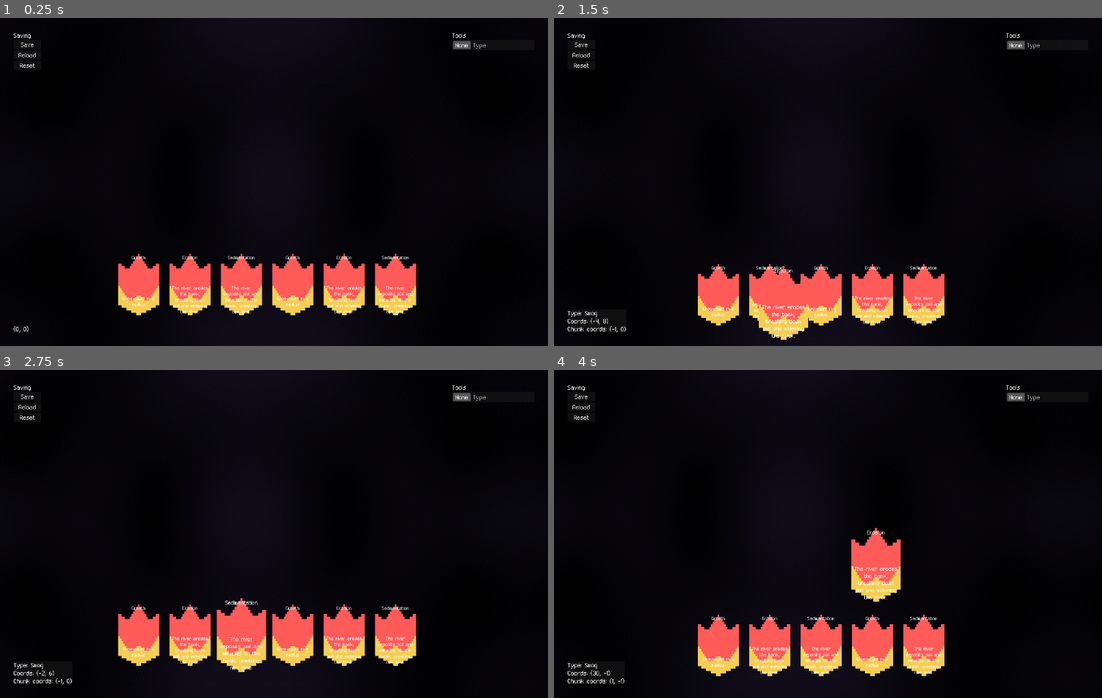
Above: before the commit, frames 1-4 (two rows, left to right).
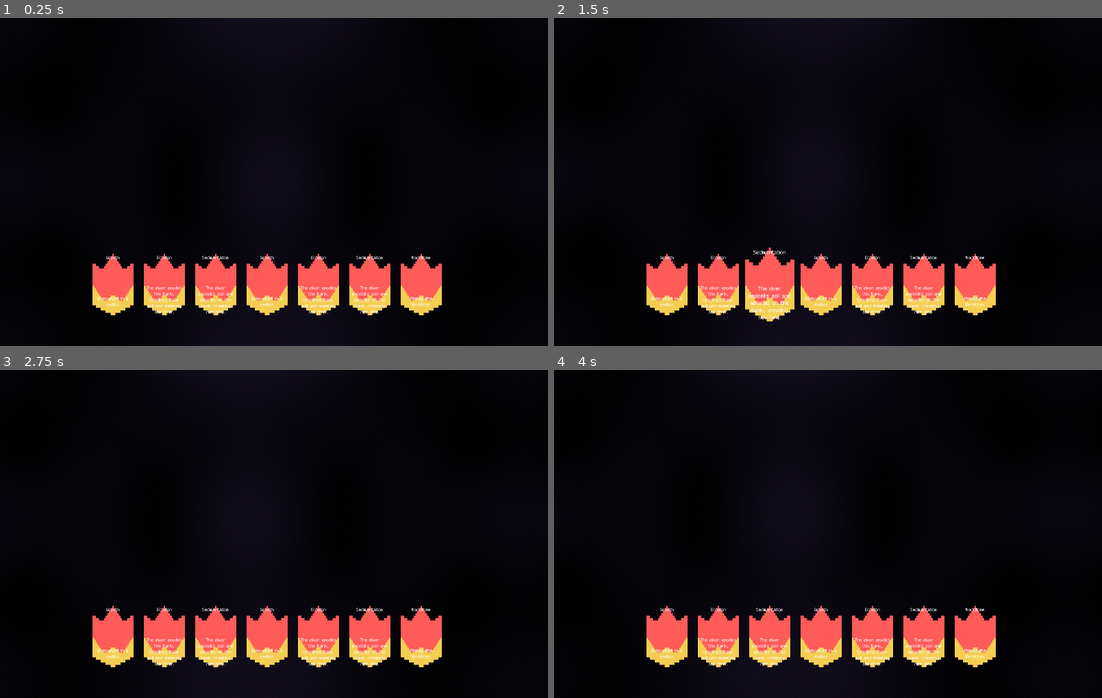
Above: after the commit, the same moments.

Repository: team-fow/riviver
Game: Godot game, scene res://scenes/game/game.tscn
Two runs of this game, one before a commit and one after it. Both use one fixed random seed, a clock stepped at 60 frames per second and the inputs below.
Inputs (mouse positions are in pixels of both pictures, inside the frame that each line leads up to):
- Up to frame 1 (0.25 s): no input
- Up to frame 2 (1.5 s): tap Enter at 0.5 s; drag from (691, 283) to (882, 109) at 0.52 s; drag from (745, 283) to (800, 247) at 1.27 s
- Up to frame 3 (2.75 s): move the mouse to (241, 635) at 2.02 s; hold D (move_right) from 2.03 s (still down); hold Alt (sprint) from 2.03 s (still down); click (241, 635) at 2.3 s
- Up to frame 4 (4 s): release D (move_right) at 2.75 s; release Alt (sprint) at 2.75 s; tap Space at 2.75 s; drag from (844, 635) to (663, 484) at 2.77 s; drag from (899, 635) to (855, 534) at 3.52 s

The runs differ from the first frame. In frame 1, 7.5% of the frame differs, in the area x 2-89%, y 4-96%; in frame 2, 7.5%; in frame 3, 7.7%; in frame 4, 7.9%.

Commit message:
card loading

Diff:
--- a/project.godot
+++ b/project.godot
@@ -16,7 +16,7 @@
 
 [autoload]
 
-ResourceLibrary="*res://scenes/resource_library.gd"
+ResourceLibrary="*res://scenes/resource_library/resource_library.tscn"
 
 [display]
 
--- a/resources/card_info/river_card_info/river_card_info.gd
+++ b/resources/card_info/river_card_info/river_card_info.gd
@@ -6,7 +6,7 @@
 @export var radius: float
 
 var water_tiles: Array[Tile.Type] = [Tile.Type.SHALLOW_WATER, Tile.Type.DEEP_WATER]
-var not_erodible: Array[Tile.Type] = [Tile.Type.SHALLOW_WATER, Tile.Type.DEEP_WATER, Tile.Type.YGGDRASIL, Tile.Type.YGGDRASIL_SAPLING, Tile.Type.LIBRARY]
+var not_erodible: Array[Tile.Type] = [Tile.Type.SHALLOW_WATER, Tile.Type.DEEP_WATER, Tile.Type.WORLDTREE, Tile.Type.WORLDTREE_SAPLING, Tile.Type.LIBRARY]
 
 
 # Plays the card, converting the targetted tile into a tile of the result type
--- /dev/null
+++ b/resources/card_info/tile_card_info/worldtree.tres
@@ -0,0 +1,13 @@
+[gd_resource type="Resource" script_class="TileCardInfo" load_steps=2 format=3 uid="uid://b22t33a287yi7"]
+
+[ext_resource type="Script" path="res://resources/card_info/tile_card_info/tile_card_info.gd" id="1_l08pe"]
+
+[resource]
+script = ExtResource("1_l08pe")
+recipe_keys = Array[int]([1])
+recipe_vals = Array[int]([2])
+radius = 0.0
+name = "Worldtree"
+material = 0
+material_cost = 0
+text = "Places the Worldtree."
--- a/resources/tile_behavior/smog.gd
+++ b/resources/tile_behavior/smog.gd
@@ -1,8 +1,4 @@
 extends TileBehavior
-
-const RIVERBED_THRESHOLD: float = -0.5
-
-static var noise: FastNoiseLite = preload("res://assets/worldgen_noise.tres")
 
 
 func clear() -> void:
--- a/resources/tile_behavior/tile_behavior.gd
+++ b/resources/tile_behavior/tile_behavior.gd
@@ -1,4 +1,5 @@
 class_name TileBehavior
+extends Resource
 ## Handles custom tile behavior logic.
 
 var tile: Tile ## The tile this behavior is attached to.
--- a/resources/tile_behavior/yggdrasil.gd
+++ b/resources/tile_behavior/worldtree.gd
@@ -1,4 +1,4 @@
-extends YggdrasilTileBehavior
+extends WorldtreeTileBehavior
 
 const GRASS_RADIUS: int = 8
 
@@ -6,7 +6,7 @@
 func trigger() -> void:
 	super()
 	await Game.grid.get_tree().create_timer(STEP_TIME * 4).timeout
-	tile.radiate_effect(Tile.revitalize, GRASS_RADIUS ** 2, [Tile.Type.WASTELAND, Tile.Type.RIVERBED])
+	tile.radiate_effect(Tile.revitalize, GRASS_RADIUS ** 2, [Tile.Type.WASTELAND, Tile.Type.RIVERBED, Tile.Type.DEAD_TREE])
 
 
 
--- a/resources/tile_behavior/yggdrasil_sapling.gd
+++ b/resources/tile_behavior/worldtree_sapling.gd
@@ -1,4 +1,4 @@
-extends YggdrasilTileBehavior
+extends WorldtreeTileBehavior
 
 
 
--- a/resources/tile_behavior/yggdrasil_tile_behavior.gd
+++ b/resources/tile_behavior/worldtree_tile_behavior.gd
@@ -1,4 +1,4 @@
-class_name YggdrasilTileBehavior
+class_name WorldtreeTileBehavior
 extends TileBehavior
 
 const STEP_TIME: float = 0.05
--- /dev/null
+++ b/resources/tile_info/worldtree.tres
@@ -0,0 +1,21 @@
+[gd_resource type="Resource" script_class="TileInfo" load_steps=6 format=3 uid="uid://bokj0mxbu3ibf"]
+
+[ext_resource type="Script" path="res://resources/tile_behavior/worldtree.gd" id="1_odbh5"]
+[ext_resource type="Script" path="res://resources/tile_info/tile_info.gd" id="2_3xd20"]
+[ext_resource type="Script" path="res://resources/sprite_sheet/sprite_sheet.gd" id="3_rft0u"]
+[ext_resource type="Texture2D" uid="uid://ufg2lkjjv5xk" path="res://assets/tiles/yggdrasil.png" id="4_r4exr"]
+
+[sub_resource type="Resource" id="Resource_muvk2"]
+script = ExtResource("3_rft0u")
+texture = ExtResource("4_r4exr")
+sheet_size = Vector2i(1, 1)
+sheet_picking = 0
+sprite_offset = Vector2(0, -5)
+
+[resource]
+script = ExtResource("2_3xd20")
+name = "Worldtree"
+sprite_sheet = SubResource("Resource_muvk2")
+z_index = 0
+behavior = ExtResource("1_odbh5")
+flammable = false
--- /dev/null
+++ b/resources/tile_info/worldtree_sapling.tres
@@ -0,0 +1,21 @@
+[gd_resource type="Resource" script_class="TileInfo" load_steps=6 format=3 uid="uid://dfbhf4a1gky4p"]
+
+[ext_resource type="Script" path="res://resources/tile_behavior/worldtree_sapling.gd" id="1_vvn0r"]
+[ext_resource type="Script" path="res://resources/tile_info/tile_info.gd" id="2_nkdb8"]
+[ext_resource type="Script" path="res://resources/sprite_sheet/sprite_sheet.gd" id="3_qrfo3"]
+[ext_resource type="Texture2D" uid="uid://ufg2lkjjv5xk" path="res://assets/tiles/yggdrasil.png" id="4_tbwl3"]
+
+[sub_resource type="Resource" id="Resource_muvk2"]
+script = ExtResource("3_qrfo3")
+texture = ExtResource("4_tbwl3")
+sheet_size = Vector2i(1, 1)
+sheet_picking = 0
+sprite_offset = Vector2(0, -5)
+
+[resource]
+script = ExtResource("2_nkdb8")
+name = "Worldtree Sapling"
+sprite_sheet = SubResource("Resource_muvk2")
+z_index = 0
+behavior = ExtResource("1_vvn0r")
+flammable = false
--- a/resources/tile_info/yggdrasil.tres
+++ /dev/null
@@ -1,20 +0,0 @@
-[gd_resource type="Resource" script_class="TileInfo" load_steps=6 format=3 uid="uid://bokj0mxbu3ibf"]
-
-[ext_resource type="Script" path="res://resources/tile_behavior/yggdrasil.gd" id="1_6mwiv"]
-[ext_resource type="Script" path="res://resources/tile_info/tile_info.gd" id="1_cfbhs"]
-[ext_resource type="Script" path="res://resources/sprite_sheet/sprite_sheet.gd" id="2_lsimd"]
-[ext_resource type="Texture2D" uid="uid://ufg2lkjjv5xk" path="res://assets/tiles/yggdrasil.png" id="3_5svab"]
-
-[sub_resource type="Resource" id="Resource_muvk2"]
-script = ExtResource("2_lsimd")
-texture = ExtResource("3_5svab")
-sheet_size = Vector2i(1, 1)
-sheet_picking = 0
-sprite_offset = Vector2(0, -5)
-
-[resource]
-script = ExtResource("1_cfbhs")
-name = "World Tree"
-sprite_sheet = SubResource("Resource_muvk2")
-z_index = 0
-behavior = ExtResource("1_6mwiv")
--- a/resources/tile_info/yggdrasil_sapling.tres
+++ /dev/null
@@ -1,20 +0,0 @@
-[gd_resource type="Resource" script_class="TileInfo" load_steps=6 format=3 uid="uid://dfbhf4a1gky4p"]
-
-[ext_resource type="Script" path="res://resources/tile_behavior/yggdrasil_sapling.gd" id="1_8kuxo"]
-[ext_resource type="Script" path="res://resources/tile_info/tile_info.gd" id="2_fwfsu"]
-[ext_resource type="Script" path="res://resources/sprite_sheet/sprite_sheet.gd" id="3_d3pqf"]
-[ext_resource type="Texture2D" uid="uid://ufg2lkjjv5xk" path="res://assets/tiles/yggdrasil.png" id="4_glh82"]
-
-[sub_resource type="Resource" id="Resource_muvk2"]
-script = ExtResource("3_d3pqf")
-texture = ExtResource("4_glh82")
-sheet_size = Vector2i(1, 1)
-sheet_picking = 0
-sprite_offset = Vector2(0, -5)
-
-[resource]
-script = ExtResource("2_fwfsu")
-name = "World Tree Sapling"
-sprite_sheet = SubResource("Resource_muvk2")
-z_index = 0
-behavior = ExtResource("1_8kuxo")
--- a/scenes/debug/editor/editor.gd
+++ b/scenes/debug/editor/editor.gd
@@ -33,7 +33,7 @@
 
 func _ready() -> void:
 	await get_tree().create_timer(0.1).timeout
-	for info: TileInfo in ResourceLibrary.tiles:
+	for info: TileInfo in ResourceLibrary.get_tiles():
 		var icon := AtlasTexture.new()
 		icon.atlas = info.sprite_sheet.texture
 		icon.region.size = Vector2(info.sprite_sheet.sprite_size)
--- a/scenes/game/game.tscn
+++ b/scenes/game/game.tscn
@@ -38,6 +38,7 @@
 autostart = true
 
 [node name="Editor" parent="Grid" instance=ExtResource("4_ycsp2")]
+visible = false
 
 [node name="River" type="Node" parent="."]
 script = ExtResource("4_uc3ti")
--- a/scenes/grid/tile.gd
+++ b/scenes/grid/tile.gd
@@ -4,8 +4,8 @@
 enum Type {
 	NONE,
 	SMOG,
-	YGGDRASIL,
-	YGGDRASIL_SAPLING,
+	WORLDTREE,
+	WORLDTREE_SAPLING,
 	LIBRARY,
 	GRASS,
 	DIRT,
@@ -78,7 +78,7 @@
 
 ## Returns an info resource for the tile.
 func get_info() -> TileInfo:
-	return ResourceLibrary.tiles[type]
+	return ResourceLibrary.get_tile(type)
 
 
 
--- a/scenes/hand/hand.gd
+++ b/scenes/hand/hand.gd
@@ -17,20 +17,18 @@
 
 func _ready() -> void:
 	for i in 2:
-		var card = load("res://scenes/card/card.tscn").instantiate()
-		card.info = load("res://resources/card_info/tile_card_info/growth.tres")
-		add_card(card)
-		card = load("res://scenes/card/card.tscn").instantiate()
-		card.info = load("res://resources/card_info/river_card_info/erosion.tres")
-		add_card(card)
-		card = load("res://scenes/card/card.tscn").instantiate()
-		card.info = load("res://resources/card_info/river_card_info/sedimentation.tres")
-		add_card(card)
+		add_card("growth")
+		add_card("erosion")
+		add_card("sedimentation")
+	add_card("worldtree")
 
 # modifying list
 
 ## Adds a card at index [member idx].
-func add_card(card: Card, idx: int = -1) -> void:
+func add_card(key: String, idx: int = -1) -> void:
+	var card: Card = preload("res://scenes/card/card.tscn").instantiate()
+	card.info = ResourceLibrary.get_card(key)
+
 	if card.is_inside_tree():
 		card.reparent(self)
 	else:
--- a/scenes/resource_library.gd
+++ /dev/null
@@ -1,15 +0,0 @@
-extends Node
-## Stores info resources for easy access.
-
-var tiles: Array[TileInfo]
-
-
-func _ready() -> void:
-	_load_info("tile_info", Tile.Type.keys(), tiles)
-
-
-func _load_info(folder: String, filenames: PackedStringArray, target_array: Array) -> void:
-	var path: String = "res://resources/%s/" % folder
-	for filename: String in filenames:
-		target_array.append(load(path + filename.to_lower() + ".tres"))
-	target_array.make_read_only()
--- /dev/null
+++ b/scenes/resource_library/resource_library.gd
@@ -0,0 +1,34 @@
+extends Node
+## Stores info resources for easy access.
+
+var _tiles: Array[TileInfo]
+
+
+func get_tile(type: Tile.Type) -> TileInfo:
+	return _tiles[type]
+
+
+func get_tiles() -> Array[TileInfo]:
+	return _tiles
+
+
+func get_card(key: String) -> CardInfo:
+	return $Cards.get_resource(key)
+
+
+func get_cards() -> Array[CardInfo]:
+	var cards: Array[CardInfo]
+	for key: String in $Cards.get_resource_list():
+		cards.append($Cards.get_resource(key))
+	return cards
+
+
+func _ready() -> void:
+	_load_info("tile_info", Tile.Type.keys(), _tiles)
+
+
+func _load_info(folder: String, filenames: PackedStringArray, target_array: Array) -> void:
+	var path: String = "res://resources/%s/" % folder
+	for filename: String in filenames:
+		target_array.append(load(path + filename.to_lower() + ".tres"))
+	target_array.make_read_only()
--- /dev/null
+++ b/scenes/resource_library/resource_library.tscn
@@ -0,0 +1,14 @@
+[gd_scene load_steps=7 format=3 uid="uid://cr051co0rcutk"]
+
+[ext_resource type="Script" path="res://scenes/resource_library/resource_library.gd" id="1_arxbu"]
+[ext_resource type="Resource" uid="uid://x7mdprb6j0hq" path="res://resources/card_info/river_card_info/erosion.tres" id="24_7amj1"]
+[ext_resource type="Resource" uid="uid://dx87jrx7ibvqc" path="res://resources/card_info/tile_card_info/growth.tres" id="25_5qaih"]
+[ext_resource type="Resource" uid="uid://ctqnhucvcfikx" path="res://resources/card_info/tile_card_info/ignite.tres" id="26_28rf5"]
+[ext_resource type="Resource" uid="uid://c4fuoxe3sk03k" path="res://resources/card_info/river_card_info/sedimentation.tres" id="27_aibrr"]
+[ext_resource type="Resource" uid="uid://b22t33a287yi7" path="res://resources/card_info/tile_card_info/worldtree.tres" id="28_djods"]
+
+[node name="ResourceLibrary" type="Node"]
+script = ExtResource("1_arxbu")
+
+[node name="Cards" type="ResourcePreloader" parent="."]
+resources = [PackedStringArray("erosion", "growth", "ignite", "sedimentation", "worldtree"), [ExtResource("24_7amj1"), ExtResource("25_5qaih"), ExtResource("26_28rf5"), ExtResource("27_aibrr"), ExtResource("28_djods")]]
Not shown: 1 places in resources/tile_info/dirt_road.tres that only renumber resources
Not shown: 1 places in resources/tile_info/fertile_soil.tres that only renumber resources
Not shown: 1 places in resources/tile_info/rocks.tres that only renumber resources
